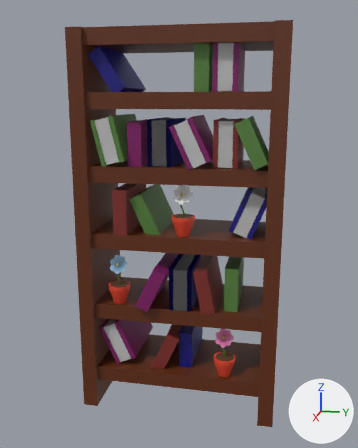
An edit to the Blender file bokhylla.blend, drawn before and after from the same camera.
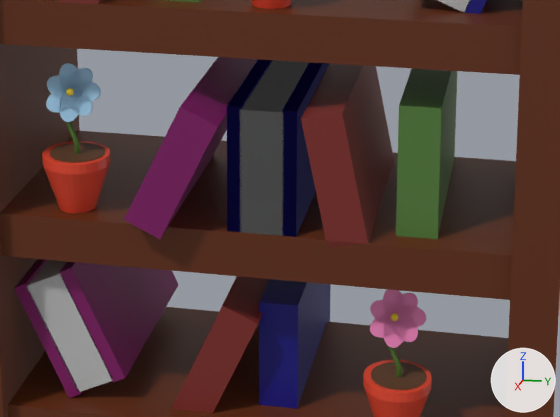
Each version appears first whole from a 50 mm lens placed at (12.76, 4.98, 3.36), pointed at (-0.4, 2.34, 0.07), and next in a close-up on the part from 26% to 77% of the width and 52% to 83% of the height. The lights are fixed; the arrows at lower right show +X, +Y and +Z. The first two pictures are the older version.
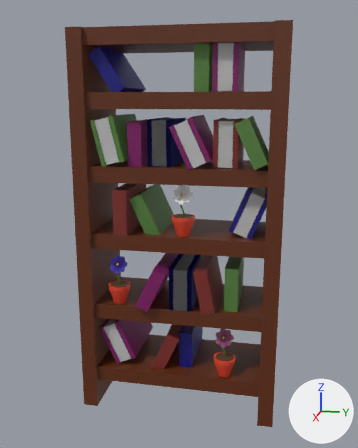
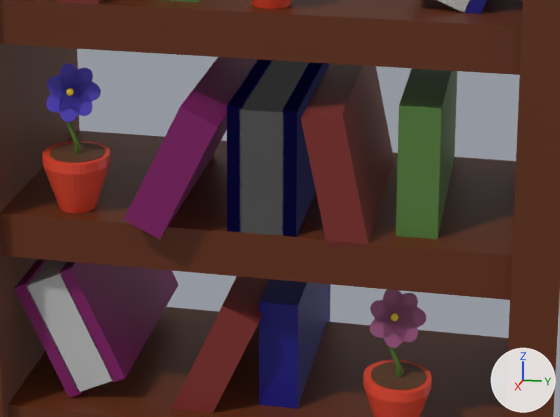
Pixel boxes (x1, y1, x2, y2) of what changed, in the close-ups (560 x 417 px):
'Cylinder.011', recoloured (pink to purple)
    both: (370, 289, 426, 348)
'Cylinder.003', recoloured (darker)
    both: (46, 63, 101, 122)

Patch to the scene script:
```diff
--- a/bokhylla.blend.py
+++ b/bokhylla.blend.py
@@ mat_material_103 @@
 mat_material_103 = principled_material('Material.103')
-mat_material_103.base_color = (0.337, 0.583, 0.8)  # blue #9dc9e7
+mat_material_103.base_color = (0.0655, 0.0367, 0.478)  # blue #4836b8
@@ mat_material_104 @@
 mat_material_104 = principled_material('Material.104')
-mat_material_104.base_color = (0.8, 0.208, 0.455)  # pink #e77eb4
+mat_material_104.base_color = (0.295, 0.0677, 0.179)  # purple #944a75
```
